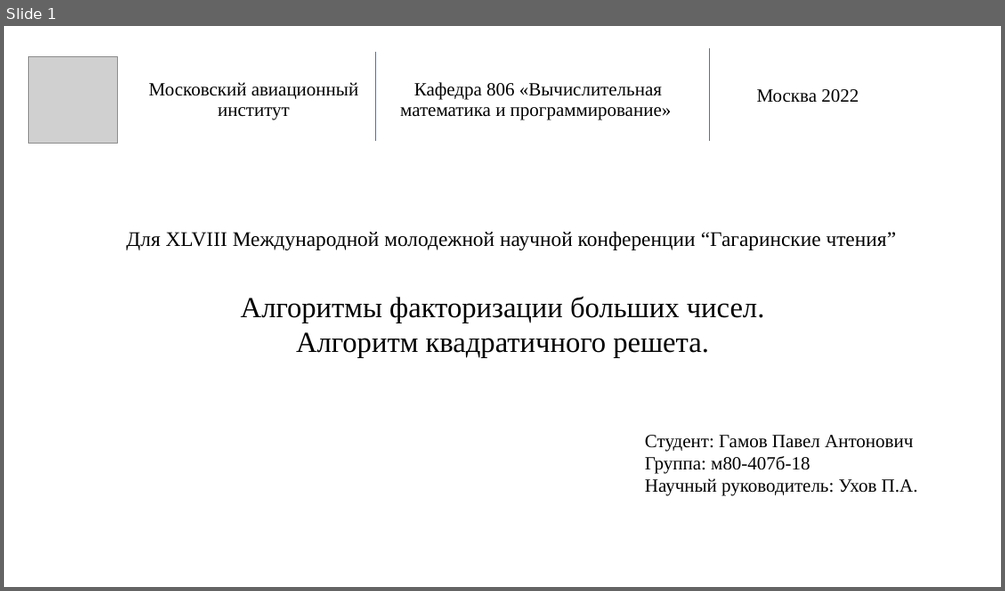
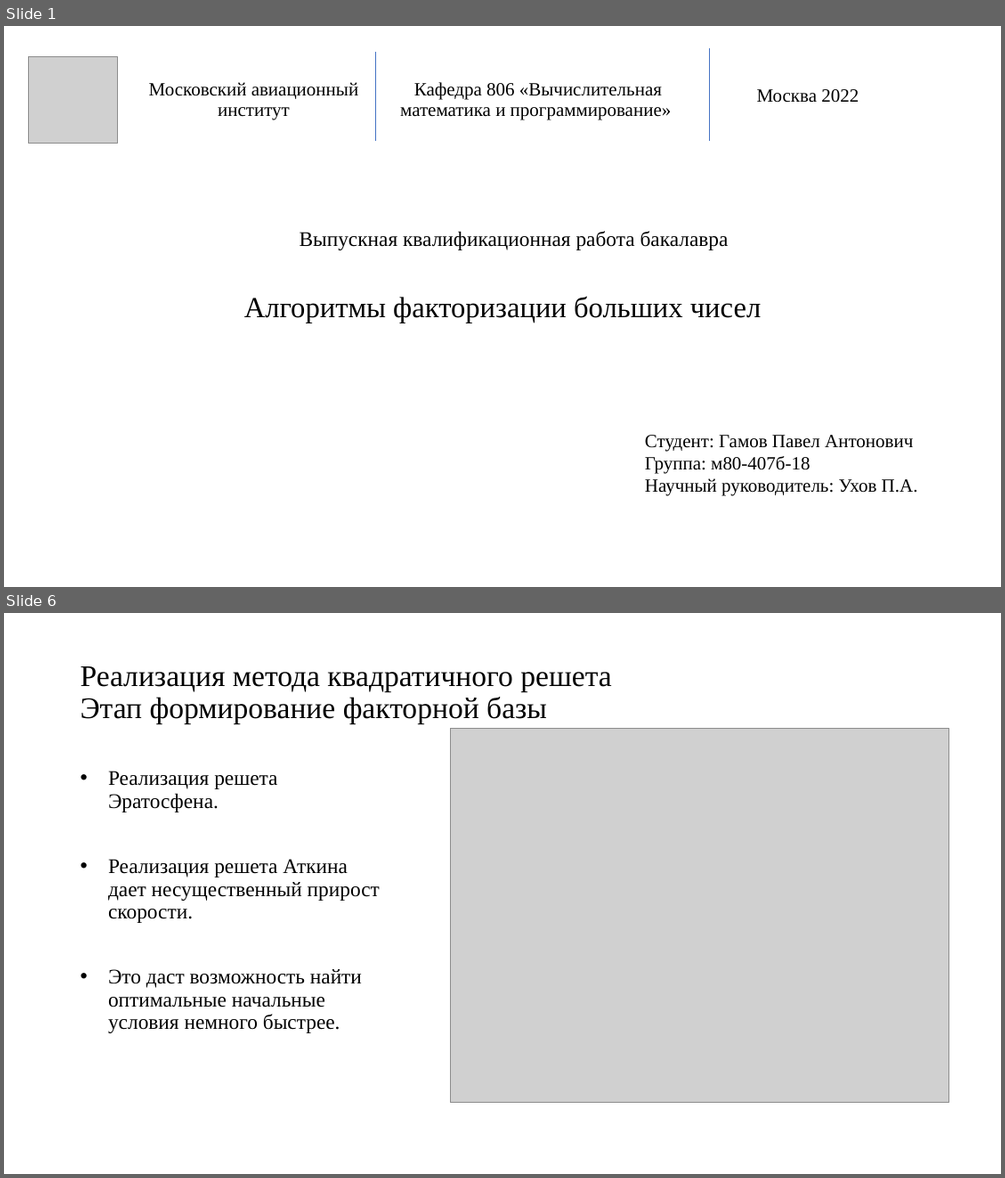
Before and after one commit to pagamov/VKR, a slide deck: Гамов Павел Чтения.pptx. Shown one above the other, each under a label of ours: slide 1 before the commit, slides 1 and 6 after it; the slides between them are not shown. The pictures are 1005x591 and 1005x1178 pixels, drawn with LibreOffice and Linux fonts; fonts in the diff are those of the drawing; grey boxes stand for pictures. Boxes give left, top, right and bottom in pixels: in the first picture for what was removed or moved away, otherwise in the second. Text is boxed around its words. In the diff, an @@ line names an element or a change of style, - is before the commit and + after.

```diff
--- a/Гамов Павел Чтения.pptx
+++ b/Гамов Павел Чтения.pptx
@@ slide 6 added at (4, 613, 1001, 1174), background #FFFFFF @@
@@ title added at (81, 666, 611, 723), 28.8 pt, text #000000 @@
+Реализация метода квадратичного решета
+Этап формирование факторной базы
@@ picture added at (451, 729, 949, 1103) @@
@@ text added at (108, 771, 380, 1033), 20 pt, text #000000 @@
+• Реализация решета Эратосфена.
+• Реализация решета Аткина дает несущественный прирост скорости.
+• Это даст возможность найти оптимальные начальные условия немного быстрее.
@@ slide 1 changed as well @@
@@ text at (299, 231, 728, 250): text changed @@
-Для XLVIII Международной молодежной научной конференции “Гагаринские чтения”
+Выпускная квалификационная работа бакалавра
@@ text at (244, 296, 761, 323): text changed @@
-Алгоритмы факторизации больших чисел.
-Алгоритм квадратичного решета.
+Алгоритмы факторизации больших чисел
```
Also in this commit, not shown: 5 other slides changed, 6 other slides added, 1 slide removed, 1 other file.
